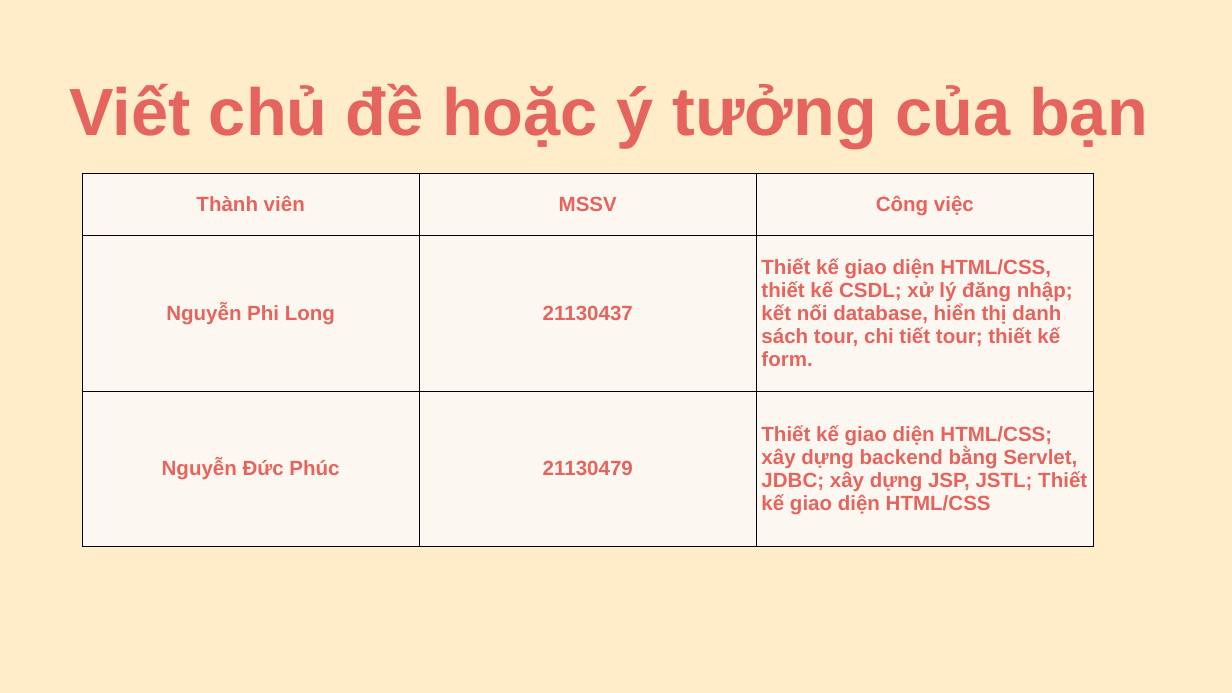
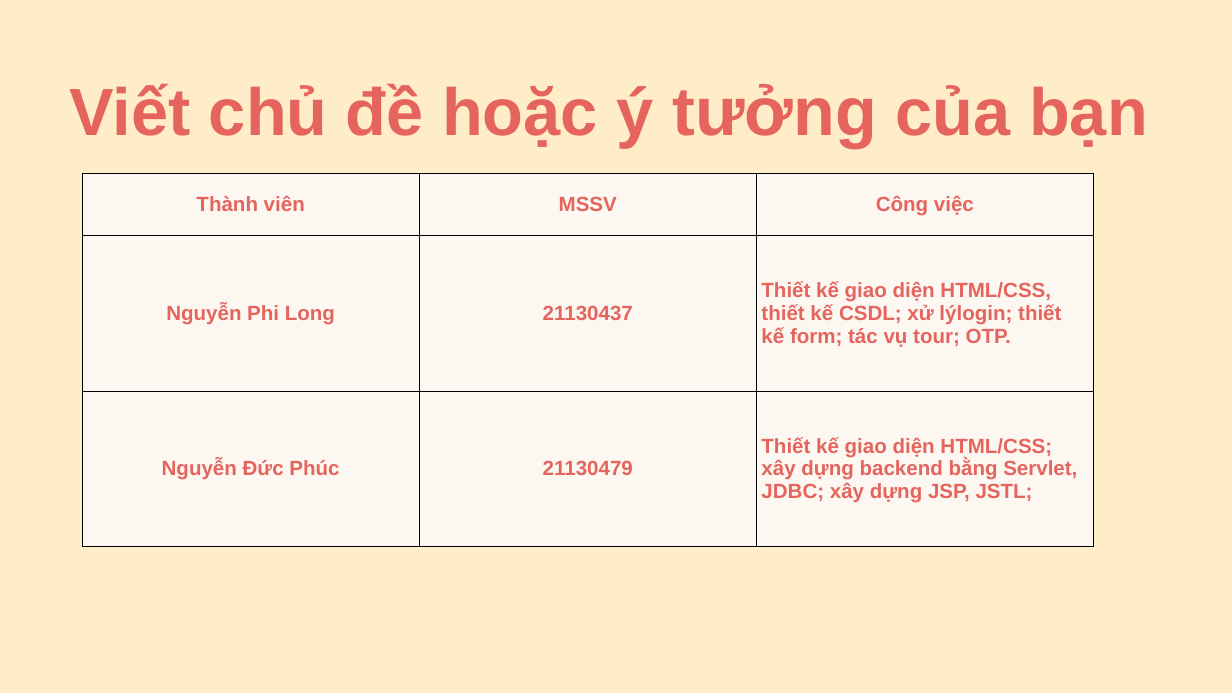
Before and after one commit to TyntyNguyen0710/WebTour, a slide deck: slide 9 of SlideLapTrinhWebCoBan.pptx. Drawn at 1232x693 pixels with LibreOffice and Linux fonts; fonts in the diff are those of the drawing. Boxes give left, top, right and bottom in pixels: in the first picture for what was removed or moved away, otherwise in the second. Text is boxed around its words. In the diff, an @@ line names an element or a change of style, - is before the commit and + after.

```diff
--- a/SlideLapTrinhWebCoBan.pptx
+++ b/SlideLapTrinhWebCoBan.pptx
@@ table at [82, 173, 1093, 547] @@
-row 2, column 3: Thiết kế giao diện HTML/CSS, thiết kế CSDL; xử lý đăng nhập; kết nối database, hiển thị danh sách tour, chi tiết tour; thiết kế form.
+row 2, column 3: Thiết kế giao diện HTML/CSS, thiết kế CSDL; xử lýlogin; thiết kế form; tác vụ tour; OTP.
-row 3, column 3: Thiết kế giao diện HTML/CSS; xây dựng backend bằng Servlet, JDBC; xây dựng JSP, JSTL; Thiết kế giao diện HTML/CSS
+row 3, column 3: Thiết kế giao diện HTML/CSS; xây dựng backend bằng Servlet, JDBC; xây dựng JSP, JSTL;
```
Also in this commit, not shown: 3 other slides changed, 49 other files.
